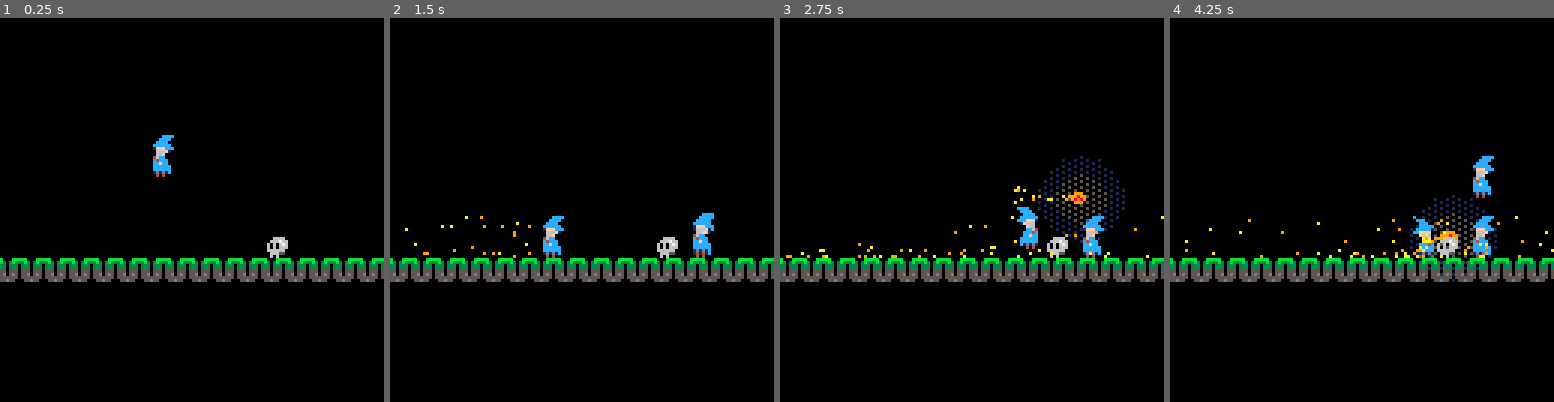
Above: before the commit, frames 1-4 (left to right).
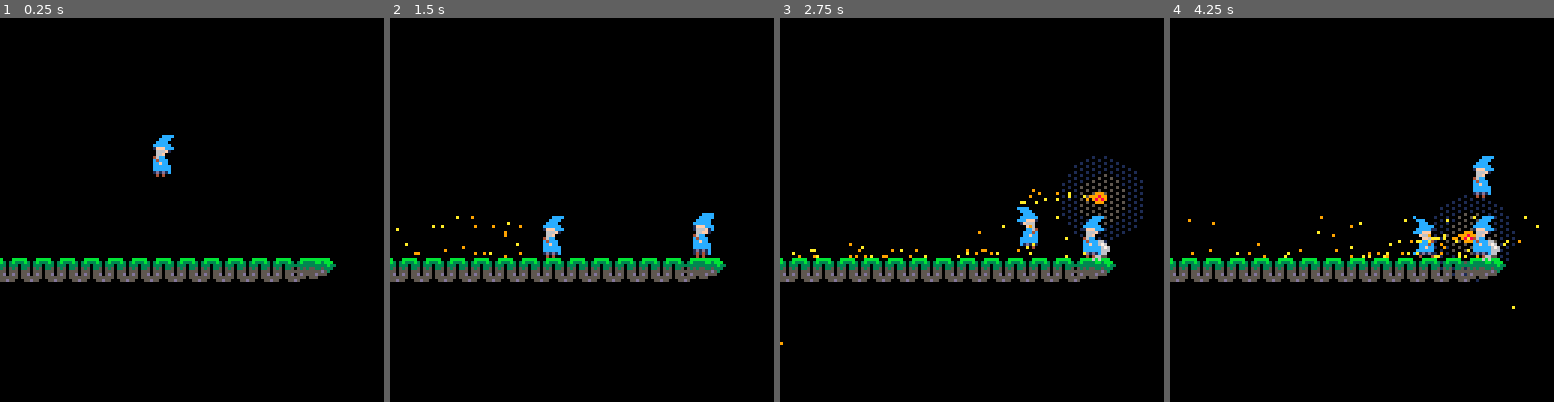
Above: after the commit, the same moments.

Repository: CalebHicks1/pico-8
Game: PICO-8 cartridge wizard.p8
Same seed, same stepped clock (60 frames per second), same inputs: the game is played once before the commit and once after it.
Inputs:
- Up to frame 1 (0.25 s): no input
- Up to frame 2 (1.5 s): tap X (X key) at 0.33, 1.07 s; tap O (Z key) at 0.7 s
- Up to frame 3 (2.75 s): hold Right 1.6-2.1 s; tap O (Z key) at 1.7, 2.1, 2.5 s; tap X (X key) at 1.85 s; hold Up 2.15-2.42 s; hold Right from 2.47 s (still down)
- Up to frame 4 (4.25 s): tap O (Z key) every 0.4 s from 2.9 to 4.1 s; tap X (X key) at 2.97, 4.08 s; release Right at 3.03 s; hold Left 3.08-3.58 s; hold Down 3.63-3.97 s; hold Right from 4.02 s (still down)

The runs differ from the first frame. In frame 1, 1.1% of the frame differs, in the area x 69-100%, y 57-69%; in frame 2, 1.3%; in frame 3, 2.9%, in the area x 0-100%, y 35-86%; in frame 4, 2.5%.

Commit message:
added fireball/wizard collision

Diff:
--- a/wizard.p8
+++ b/wizard.p8
@@ -15,22 +15,25 @@
 	a = {
 		x=_x,
 		y=_y,
+		w=8,
+		h=16,
 		dx=0,
 		dy=0,
 		frame=1,
   cooldown=0,
   player=_player,
-  facing=true
+  facing=true, -- true = left
+  dead=false
 	}
 	return a
 end
 
-function fireball(_x,_y,_dir)
+function fireball(_x,_y,_dx,_dir)
 	-- create a new fireball
 	f = {
 		x=_x,
 		y=_y,
-		dx=0,
+		dx=_dx,
 		dy=0,
 		dir=_dir,
 		frame=0,
@@ -87,8 +90,8 @@
 		if btn(4) and p.cooldown==0 then
 			fireball_dir = 1
 			if (p.facing) fireball_dir = -1
-			offst = 5*fireball_dir
-			add(spells, fireball(p.x+offst,p.y+4,fireball_dir))
+			offst = 8*fireball_dir
+			add(spells, fireball(p.x+offst,p.y+4,p.dx,fireball_dir))
 			sfx(0)
 			p.cooldown=15
 		end -- end if
@@ -137,7 +140,15 @@
 		add(particles,particle(spell.x,spell.y+4))
 		add(particles,particle(spell.x,spell.y+4))
 		-- wizard collision
-
+		for wiz in all(wizards) do
+			hit = check_rec_col(spell.x,spell.y,4,wiz.x,wiz.y,8)
+
+			if (hit) then
+				wiz.dead = true
+				wiz.dx = spell.dx*0.1
+				del(spells,spell)
+			end -- end if
+		end
 end
 
 function update_particle(p)
@@ -176,18 +187,26 @@
 
 function draw_player(p)
 	-- draw head
-
-	-- draw feet
-	if abs(p.dx) > 0.1 then
-		-- draw head and feet
-		-- with animation
-		spr(1+p.frame,p.x,p.y,1,1,p.facing)
-		spr(17+p.frame,p.x,p.y+8,1,1,p.facing)
+	if not p.dead then
+		-- draw feet
+		if abs(p.dx) > 0.1 then
+			-- draw head and feet
+			-- with animation
+			spr(1+p.frame,p.x,p.y,1,1,p.facing)
+			spr(17+p.frame,p.x,p.y+8,1,1,p.facing)
+		else
+			-- draw head and feet
+			-- without animation
+			spr(1, p.x,p.y,1,1,p.facing)
+			spr(17, p.x,p.y+8,1,1,p.facing)
+		end -- end if
 	else
-		-- draw head and feet
-		-- without animation
-		spr(1, p.x,p.y,1,1,p.facing)
-		spr(17, p.x,p.y+8,1,1,p.facing)
+		-- dead
+		-- without hat
+		spr(23, p.x,p.y+8,1,1,p.facing)
+		-- with hat
+		-- spr(6, p.x,p.y,1,1,p.facing)
+		-- spr(22, p.x,p.y+8,1,1,p.facing)
 	end -- end if
 end
 
@@ -222,10 +241,20 @@
 end
 
 function check_rec_col(x1,y1,w1,x2,y2,w2)
-	-- check if the given rec coords
-	-- overlap
-
-end
+	-- check if the given rec coords overlap
+	-- x and y values are top left
+	-- of recs
+	if x1 > x2+w2 or x2 > x1+w1 then
+		-- one rec is next to the other
+		return false
+	end
+	if y1 > y2+w2 or y2 > y1+w1 then
+		-- one rec is above the other
+		return false
+	end
+	return true
+end
+
 
 
 
@@ -269,8 +298,8 @@
 0000000000000000000000000000000000000000000000000000000000000000000000000000000000000000000000000000000000000000000000000000000000000000000000000000000000000000000000000000000000000000000000000000000000000000000000000000000000000000000000000000000000000000
 0000000000000000000000000000000000000000000000000000000000000000000000000000000000000000000000000000000000000000000000000000000000000000000000000000000000000000000000000000000000000000000000000000000000000000000000000000000000000000000000000000000000000000
 0000000000000000000000000000000000000000000000000000000000000000000000000000000000000000000000000000000000000000000000000000000000000000000000000000000000000000000000000000000000000000000000000000000000000000000000000000000000000000000000000000000000000000
-0000000000000000000000060000000000000000000000000000000000000000000000000000000000000000000000000000000000000000000000000000000000000000000000000000000000000000000000000000000000000000000000000000000000000000000000000000000000000000000000000000000000000000
-2e2e2e2e2e2e2e2e2e2e2e2e2e2e2e2e2e000000000000000000000000000000000000000000000000000000000000000000000000000000000000000000000000000000000000000000000000000000000000000000000000000000000000000000000000000000000000000000000000000000000000000000000000000000
-
-
-
+0000000000000000000000000000000000000000000000000000000000000000000000000000000000000000000000000000000000000000000000000000000000000000000000000000000000000000000000000000000000000000000000000000000000000000000000000000000000000000000000000000000000000000
+2e2e2e2e2e2e2e2e2e2e2e2e1e2d000000000000000000000000000000000000000000000000000000000000000000000000000000000000000000000000000000000000000000000000000000000000000000000000000000000000000000000000000000000000000000000000000000000000000000000000000000000000
+
+
+
Not shown, changed: 22 lines of the sprite sheet (__gfx__) section of wizard.p8
